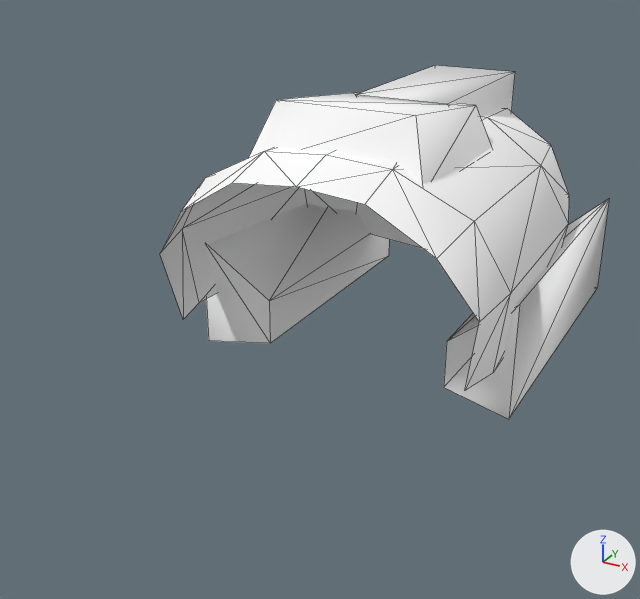
Renders of the OBJ model Assets/Art/Nova1492/GXConverted/Models/Characters/MobAndBoss/datan_common_mob12-legs_e4064066.obj from each side of a commit.
Both versions are drawn from a 50 mm lens placed at (1.22, -3.11, 0.58), pointed at (-0.02, -0.87, -0.54). Lighting does not change. The marker at lower right points along +X, +Y and +Z. The first picture is the older version. Mesh edges are drawn as thin lines. Where no turn or scale is listed for an object, it has been applied to the vertices.

The first picture shows 'datan_common_mob12-legs_e4064066'.
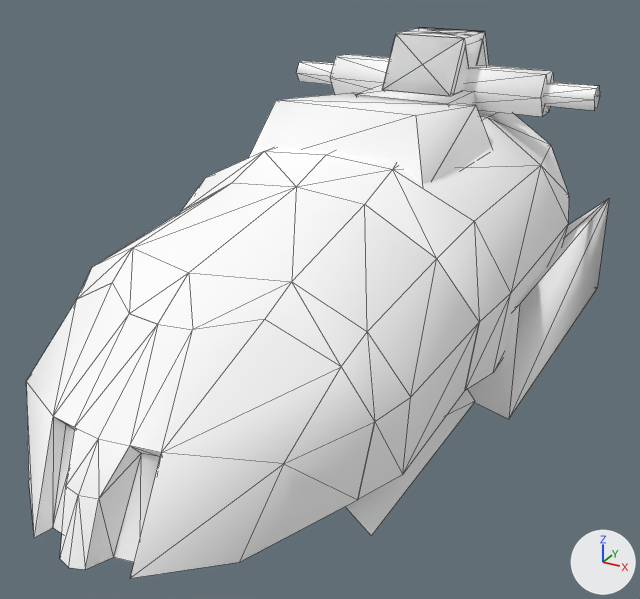
The change in detail:
Mesh me_datan_common_mob12_legs_e4064066_mesh11 is new.
It has 13 vertices, 18 faces and spans x -0.129..0.129, y -0.21..0.21, z -0.182..0.182.
It uses material mat_datan_common_mob12_legs_e4064066 (white #ffffff).
Mesh me_datan_common_mob12_legs_e4064066_mesh10 is new.
It has 13 vertices, 18 faces and spans x -0.129..0.129, y -0.21..0.21, z -0.182..0.182.
It uses material mat_datan_common_mob12_legs_e4064066 (white #ffffff).
Mesh me_datan_common_mob12_legs_e4064066_mesh04 is new.
It has 14 vertices, 24 faces and spans x -0.129..0.129, y -0.18..0.18, z -0.156..0.156.
It uses material mat_datan_common_mob12_legs_e4064066 (white #ffffff).
Mesh me_datan_common_mob12_legs_e4064066_mesh03 is new.
It has 44 vertices, 52 faces and spans x -0.577..0.577, y -0.084..0.084, z -0.072..0.072.
It uses material mat_datan_common_mob12_legs_e4064066 (white #ffffff).
Mesh me_datan_common_mob12_legs_e4064066_mesh02 is new.
It has 36 vertices, 48 faces and spans x -0.478..0.478, y -2.033..-1.51, z -0.722..-0.267.
It uses material mat_datan_common_mob12_legs_e4064066 (white #ffffff).
Mesh me_datan_common_mob12_legs_e4064066_mesh01 is new.
It has 37 vertices, 38 faces and spans x -0.543..0.543, y -1.675..-0.716, z -0.849..-0.124.
It uses material mat_datan_common_mob12_legs_e4064066 (white #ffffff).
Object 'datan_common_mob12-legs_e4064066_mesh11' (ob_datan_common_mob12_legs_e4064066_mesh11) is new; it shows me_datan_common_mob12_legs_e4064066_mesh11.
Its location is (0.0, 0.0, 0.0).
Object 'datan_common_mob12-legs_e4064066_mesh10' (ob_datan_common_mob12_legs_e4064066_mesh10) is new; it shows me_datan_common_mob12_legs_e4064066_mesh10.
Its location is (0.0, 0.0, 0.0).
Object 'datan_common_mob12-legs_e4064066_mesh04' (ob_datan_common_mob12_legs_e4064066_mesh04) is new; it shows me_datan_common_mob12_legs_e4064066_mesh04.
Its location is (0.0, 0.0, 0.0).
Object 'datan_common_mob12-legs_e4064066_mesh03' (ob_datan_common_mob12_legs_e4064066_mesh03) is new; it shows me_datan_common_mob12_legs_e4064066_mesh03.
Its location is (0.0, 0.0, 0.0).
Object 'datan_common_mob12-legs_e4064066_mesh02' (ob_datan_common_mob12_legs_e4064066_mesh02) is new; it shows me_datan_common_mob12_legs_e4064066_mesh02.
Its location is (0.0, 0.0, 0.0).
Object 'datan_common_mob12-legs_e4064066_mesh01' (ob_datan_common_mob12_legs_e4064066_mesh01) is new; it shows me_datan_common_mob12_legs_e4064066_mesh01.
Its location is (0.0, 0.0, 0.0).

Pixel boxes [x1, y1, x2, y2] of what changed, in the pictures (640 x 599 px):
'datan_common_mob12-legs_e4064066_mesh02', added
    after: [26, 283, 375, 578]
'datan_common_mob12-legs_e4064066_mesh01', added
    after: [77, 183, 479, 536]
'datan_common_mob12-legs_e4064066_mesh03', added
    after: [296, 54, 600, 117]
'datan_common_mob12-legs_e4064066_mesh11', added
    after: [382, 27, 489, 96]
'datan_common_mob12-legs_e4064066_mesh10', added
    after: [402, 27, 484, 96]
'datan_common_mob12-legs_e4064066_mesh04', added (mostly hidden)
    after: [482, 46, 486, 65]
